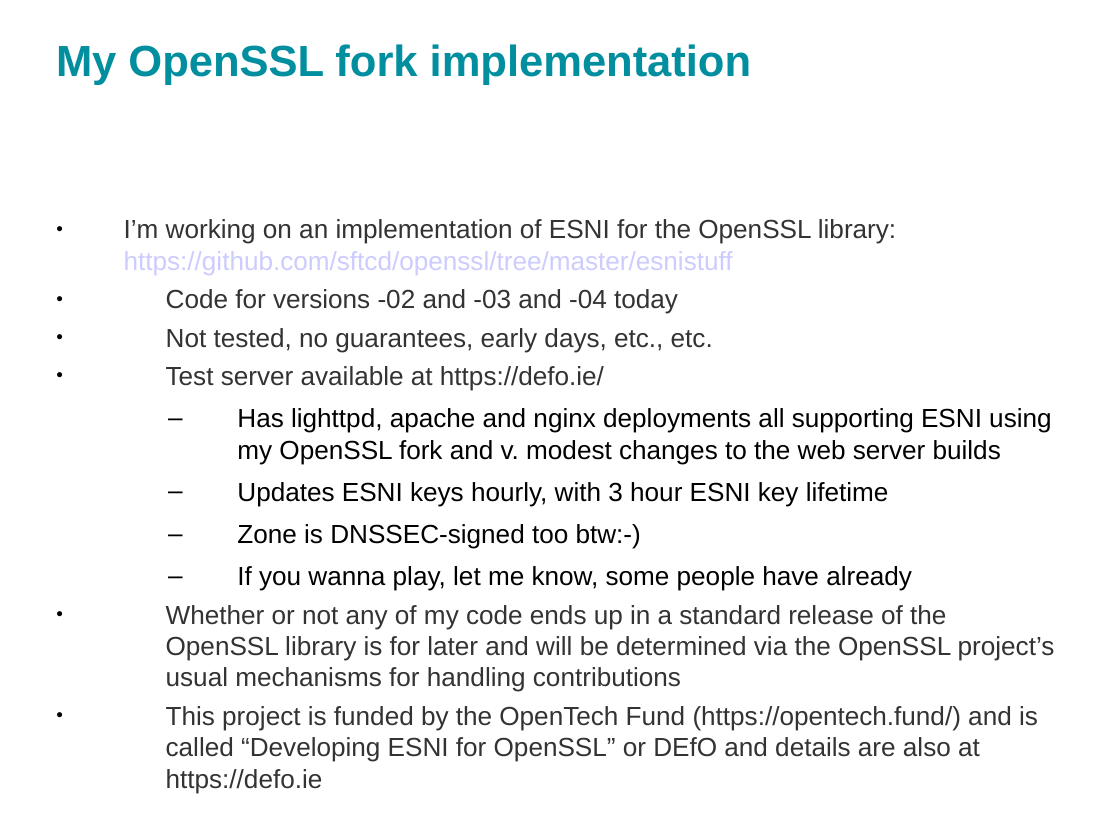
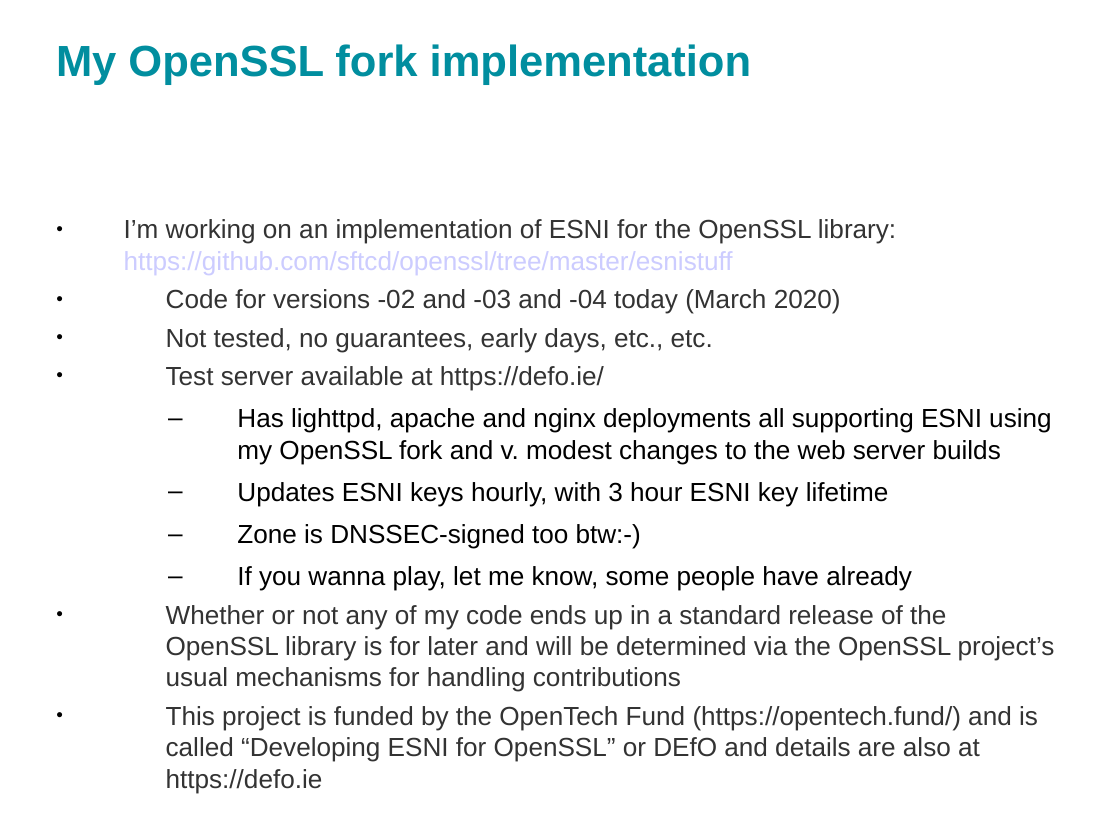
Before and after one commit to sftcd/cs7053, a slide deck: slide 13 of 2016lectures/13-echo.odp. Drawn at 1120x840 pixels with LibreOffice and Linux fonts; fonts in the diff are those of the drawing. Boxes give left, top, right and bottom in pixels: in the first picture for what was removed or moved away, otherwise in the second. Text is boxed around its words. In the diff, an @@ line names an element or a change of style, - is before the commit and + after.

```diff
--- a/2016lectures/13-echo.odp
+++ b/2016lectures/13-echo.odp
@@ text at bbox=[166, 289, 841, 314]: text changed @@
-● Code for versions -02 and -03 and -04 today
+● Code for versions -02 and -03 and -04 today (March 2020)
```
Also in this commit, not shown: 11 other slides changed, 1 slide removed, 2 other files.
